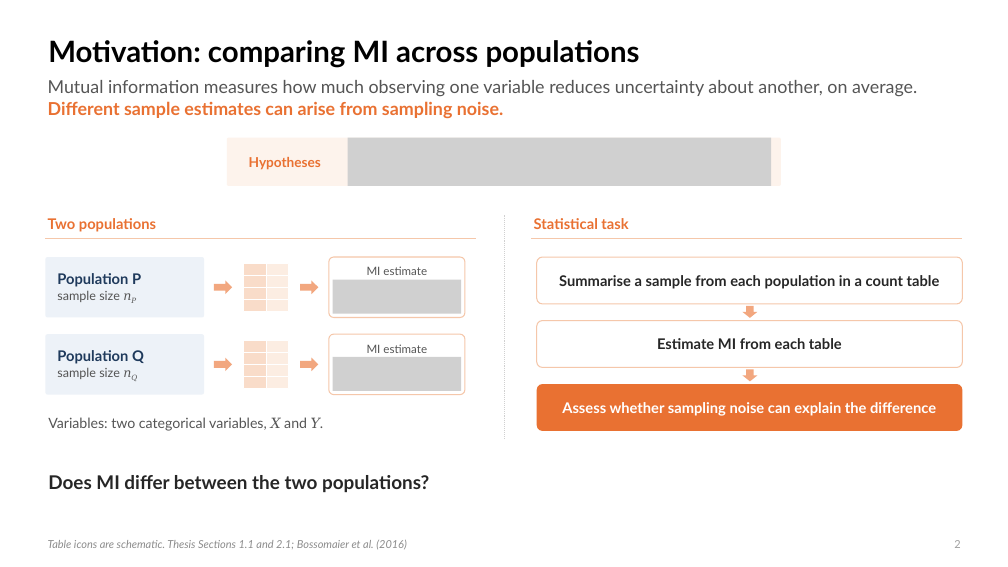
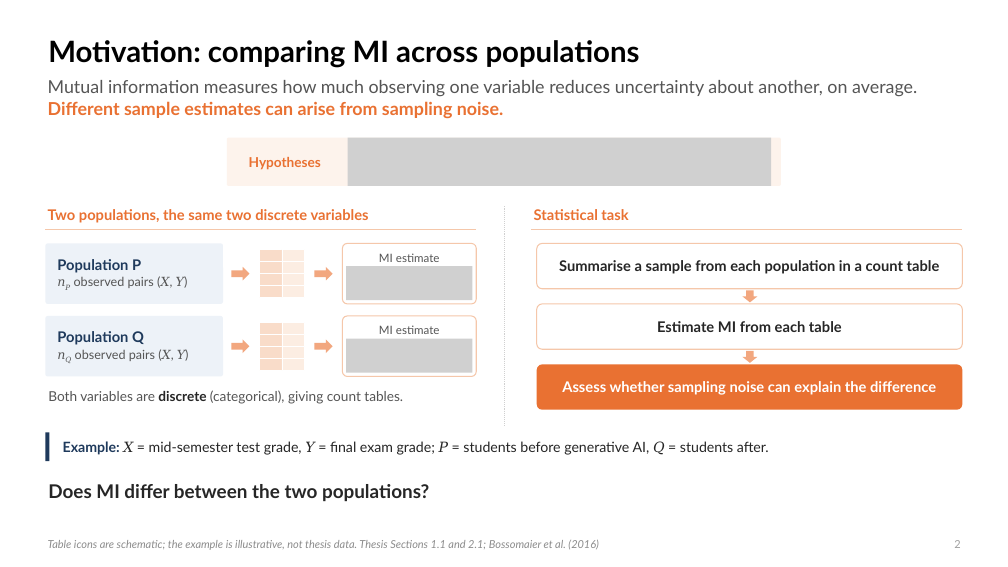
Before and after one commit to dzhao61/MCSResearchSimulations, a slide deck: slide 2 of Thesis Presentation/Daniel_Zhao_Welch_MI_Presentation.pptx. Drawn at 1008x567 pixels with LibreOffice and Linux fonts; fonts in the diff are those of the drawing; grey boxes stand for pictures. Boxes give left, top, right and bottom in pixels: in the first picture for what was removed or moved away, otherwise in the second. Text is boxed around its words. In the diff, an @@ line names an element or a change of style, - is before the commit and + after.

```diff
--- a/Thesis Presentation/Daniel_Zhao_Welch_MI_Presentation.pptx
+++ b/Thesis Presentation/Daniel_Zhao_Welch_MI_Presentation.pptx
@@ text at bbox=[48, 209, 369, 223]: text changed @@
-Two populations
+Two populations, the same two discrete variables
@@ 3 lines, 1 text: place and size @@
-3 lines, 1 text at bbox=[45, 216, 963, 439]
+3 lines, 1 text at bbox=[45, 206, 963, 426]
@@ rounded rectangle "Population P": place and size @@
-rounded rectangle "Population P" at bbox=[45, 257, 204, 318]
+rounded rectangle "Population P" at bbox=[45, 243, 223, 304]
@@ 8 rectangles, 2 right arrows, 1 rounded rectangle, 1 picture: place and size @@
-8 rectangles, 2 right arrows, 1 rounded rectangle, 1 picture at bbox=[214, 257, 465, 318]
+8 rectangles, 2 right arrows, 1 rounded rectangle, 1 picture at bbox=[231, 243, 476, 304]
@@ text in rounded rectangle at bbox=[74, 276, 188, 288]: text changed @@
-sample size 𝑛𝑃
+𝑛𝑃 observed pairs (𝑋, 𝑌)
@@ 2 rounded rectangles, 1 down arrow: place and size @@
-2 rounded rectangles, 1 down arrow at bbox=[537, 257, 963, 368]
+2 rounded rectangles, 1 down arrow at bbox=[537, 243, 963, 349]
@@ rounded rectangle "Population Q": place and size @@
-rounded rectangle "Population Q" at bbox=[45, 334, 204, 395]
+rounded rectangle "Population Q" at bbox=[45, 316, 223, 377]
@@ text in rounded rectangle at bbox=[75, 349, 189, 361]: text changed @@
-sample size 𝑛𝑄
+𝑛𝑄 observed pairs (𝑋, 𝑌)
@@ 8 rectangles, 2 right arrows, 1 rounded rectangle, 1 picture: place and size @@
-8 rectangles, 2 right arrows, 1 rounded rectangle, 1 picture at bbox=[214, 334, 465, 395]
+8 rectangles, 2 right arrows, 1 rounded rectangle, 1 picture at bbox=[231, 316, 476, 377]
@@ down arrow: place and size @@
-down arrow at bbox=[743, 369, 758, 381]
+down arrow at bbox=[743, 351, 758, 363]
@@ rounded rectangle "Assess whether sampling noise can ...": place and size @@
-rounded rectangle "Assess whether sampling noise can ..." at bbox=[537, 384, 963, 431]
+rounded rectangle "Assess whether sampling noise can ..." at bbox=[537, 364, 963, 410]
@@ text at bbox=[48, 390, 403, 404]: text changed; size 13.5 to 13 pt @@
-Variables: two categorical variables, 𝑋 and 𝑌.
+Both variables are discrete (categorical), giving count tables.
@@ rectangle added at bbox=[45, 433, 50, 461], fill #1F3A5C @@
@@ text added at bbox=[63, 441, 769, 455], 13.5 pt, text #262626 @@
+Example: 𝑋 = mid-semester test grade, 𝑌 = final exam grade; 𝑃 = students before generative AI, 𝑄 = students after.
@@ text "Does MI differ between the ...": place and size @@
-text "Does MI differ between the ..." at bbox=[48, 475, 429, 492]
+text "Does MI differ between the ..." at bbox=[48, 484, 429, 501]
@@ text at bbox=[48, 540, 599, 550]: text changed @@
-Table icons are schematic. Thesis Sections 1.1 and 2.1; Bossomaier et al. (2016)
+Table icons are schematic; the example is illustrative, not thesis data. Thesis Sections 1.1 and 2.1; Bossomaier et al. (2016)
```
Also in this commit, not shown: 24 other slides changed, 6 slides added, 3 slides removed, 14 other files.
